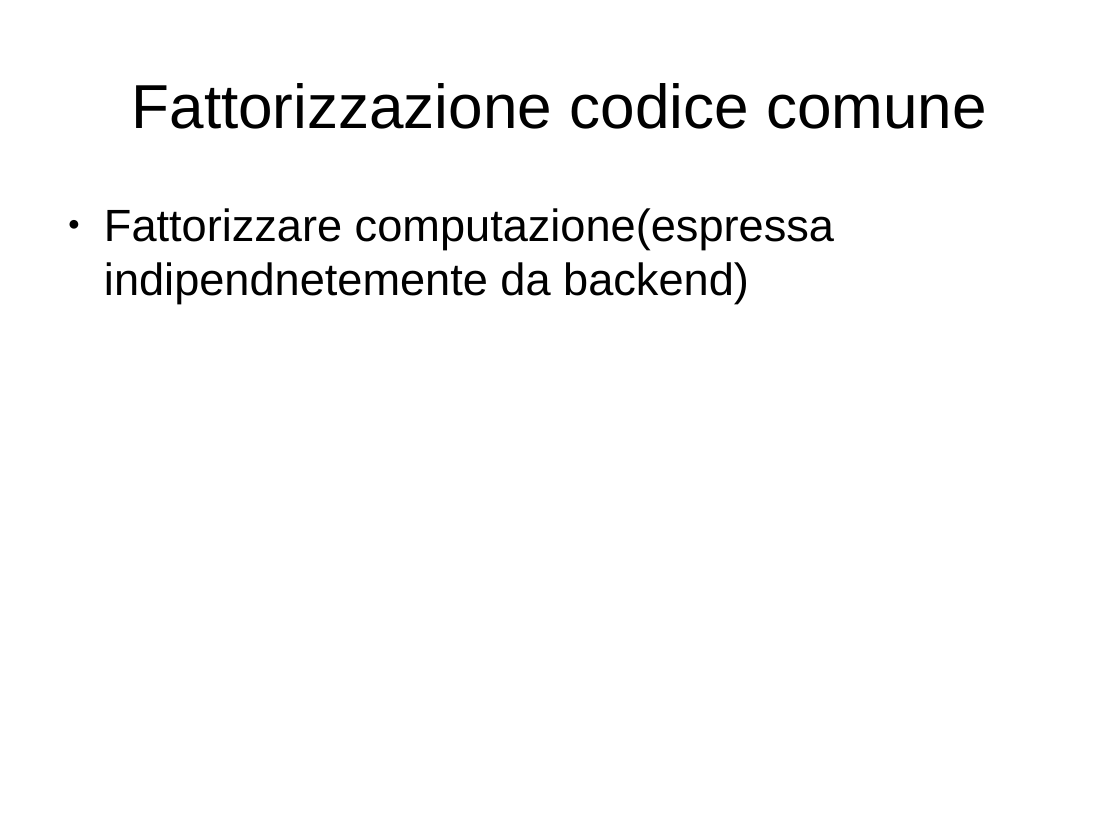
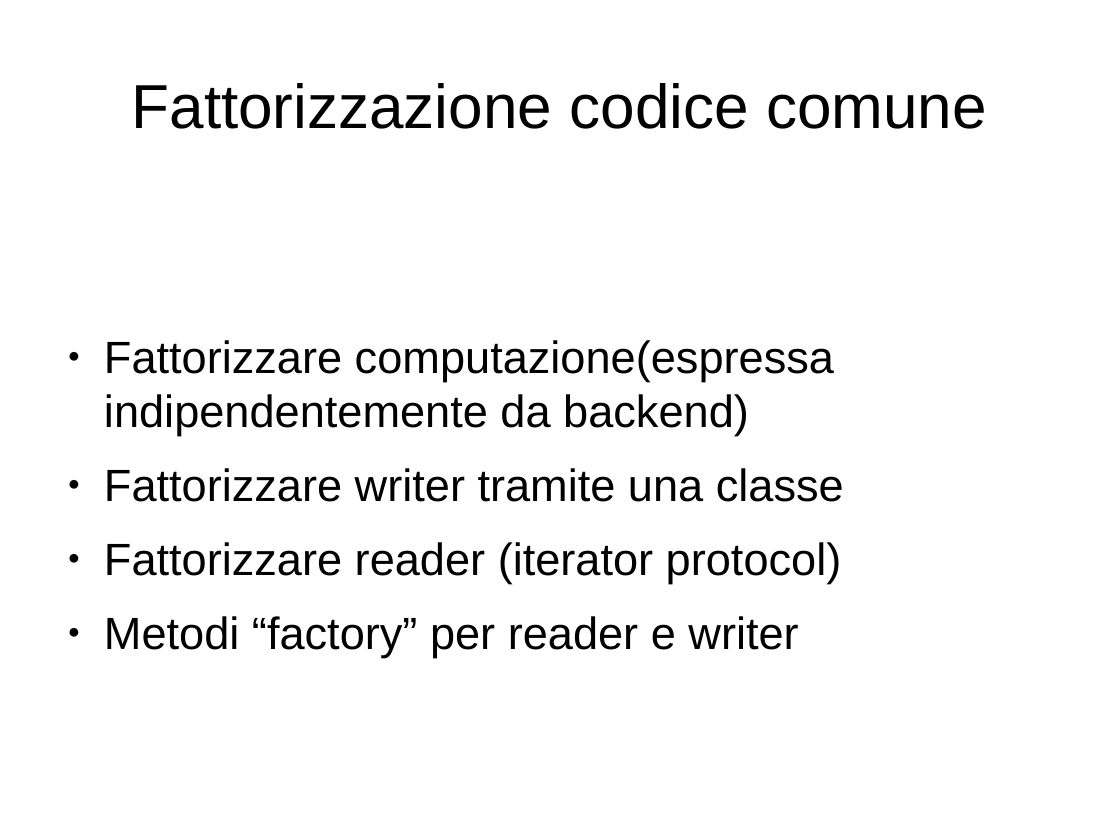
Before and after one commit to nicolacammillini/spacedys-batch, a slide deck: slide 3 of docs/slides-batch.odp. Drawn at 1120x840 pixels with LibreOffice and Linux fonts; fonts in the diff are those of the drawing. Boxes give left, top, right and bottom in pixels: in the first picture for what was removed or moved away, otherwise in the second. Text is boxed around its words. In the diff, an @@ line names an element or a change of style, - is before the commit and + after.

```diff
--- a/docs/slides-batch.odp
+++ b/docs/slides-batch.odp
@@ text at [104, 340, 844, 658]: text changed @@
-● Fattorizzare computazione(espressa indipendnetemente da backend)
+● Fattorizzare computazione(espressa indipendentemente da backend)
+● Fattorizzare writer tramite una classe
+● Fattorizzare reader (iterator protocol)
+● Metodi “factory” per reader e writer
```
Also in this commit, not shown: 1 other slide changed, 9 slides added.
